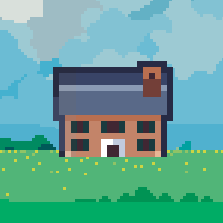
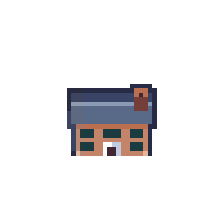
The second 223 × 223 image is a revision of the first. Changes to its layers:
renamed "menu buildings" to "building", painted on it over 53, 61, 173, 157
removed layer "menu sky" over 0, 0, 223, 223
